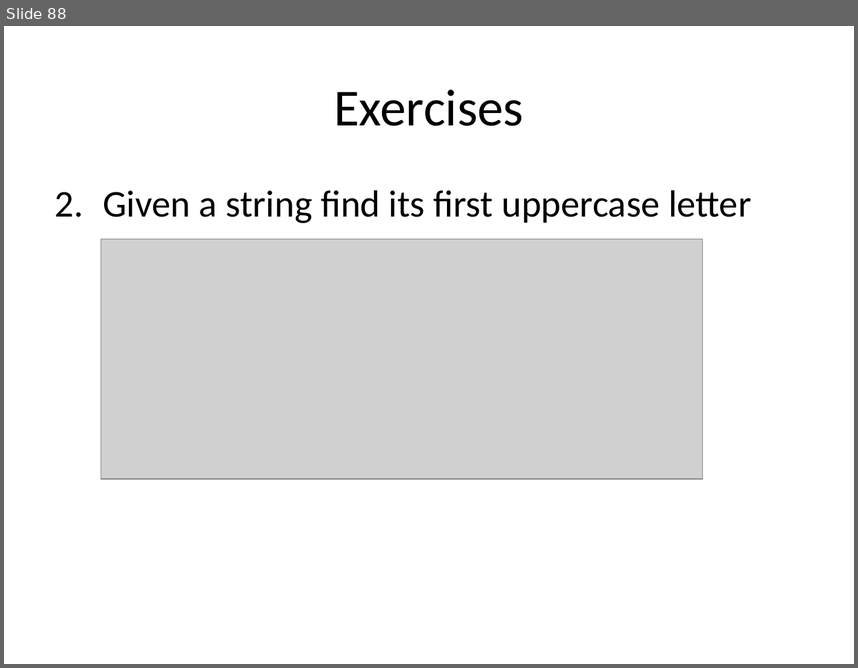
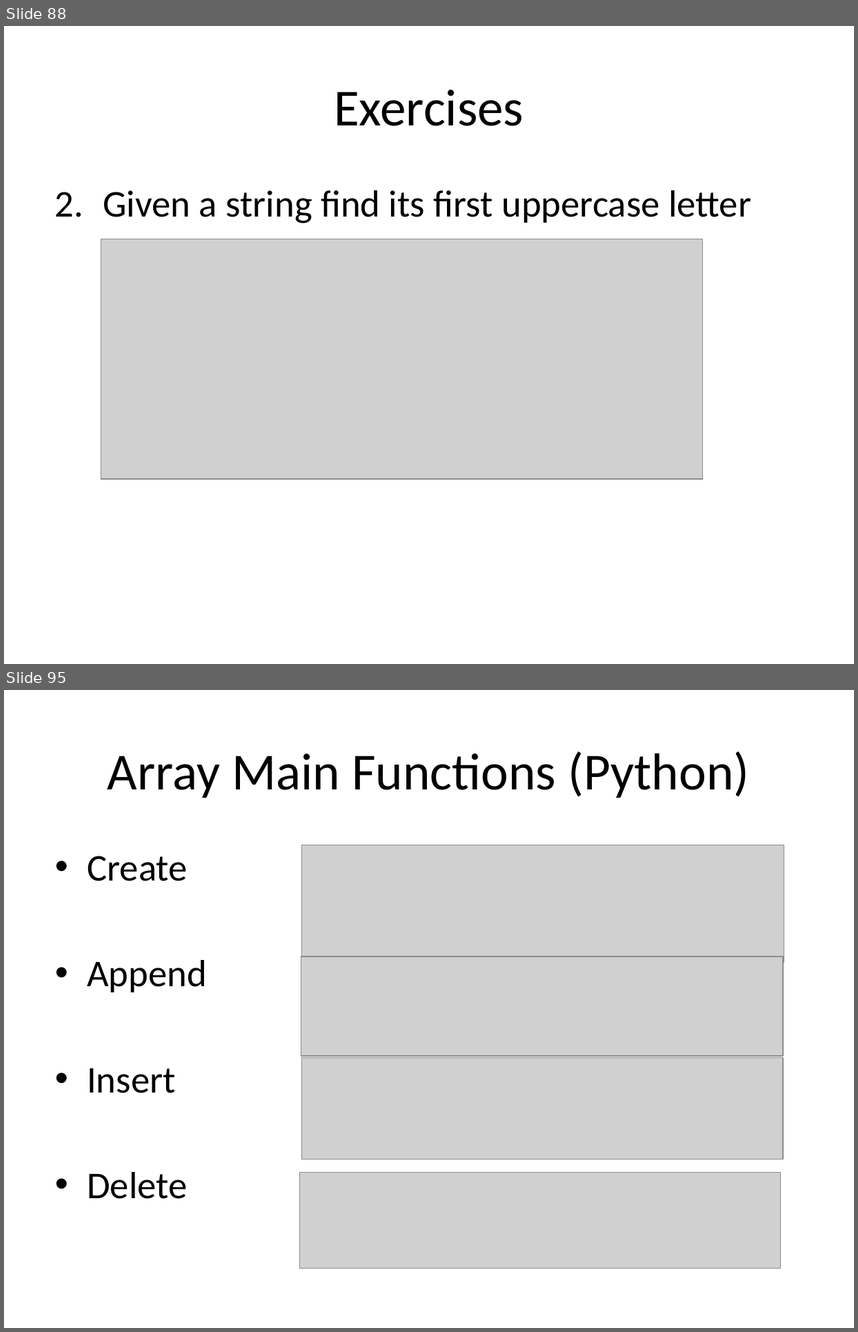
Before and after one commit to auliyanurul/kuliah, a slide deck: Algoritma dan Struktur Data.pptx. Shown one above the other, each under a label of ours: slide 88 before the commit, slides 88 and 95 after it; the slides between them are not shown. The pictures are 858x668 and 858x1332 pixels, drawn with LibreOffice and Linux fonts; fonts in the diff are those of the drawing; grey boxes stand for pictures. Boxes give left, top, right and bottom in pixels: in the first picture for what was removed or moved away, otherwise in the second. Text is boxed around its words. In the diff, an @@ line names an element or a change of style, - is before the commit and + after.

```diff
--- a/Algoritma dan Struktur Data.pptx
+++ b/Algoritma dan Struktur Data.pptx
@@ slide 95 added at (4,690,854,1328), background #FFFFFF @@
@@ title added at (107,751,749,798), 44 pt, text #000000 @@
+Array Main Functions (Python)
@@ picture added at (301,845,784,962) @@
@@ text added at (87,856,207,1199), 32 pt, text #000000 @@
+• Create
+• Append
+• Insert
+• Delete
@@ picture added at (301,956,783,1056) @@
@@ picture added at (301,1057,783,1159) @@
@@ picture added at (300,1172,781,1268) @@
```
Also in this commit, not shown: 38 other slides added, 1 other file.
